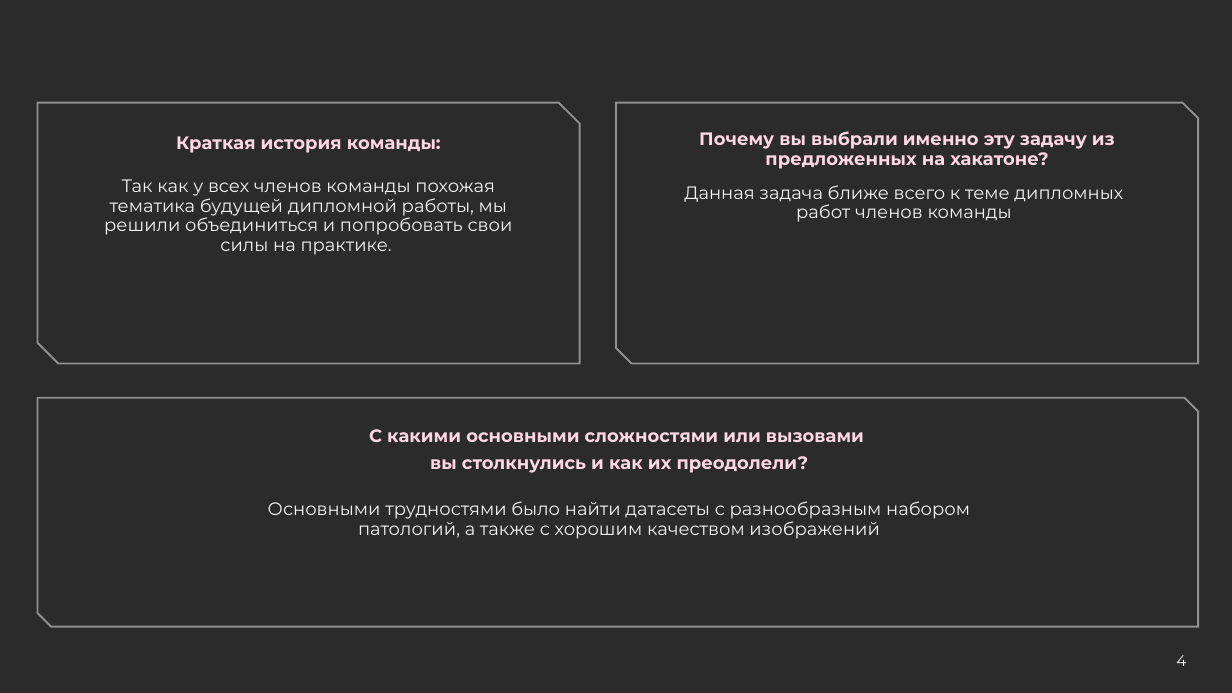
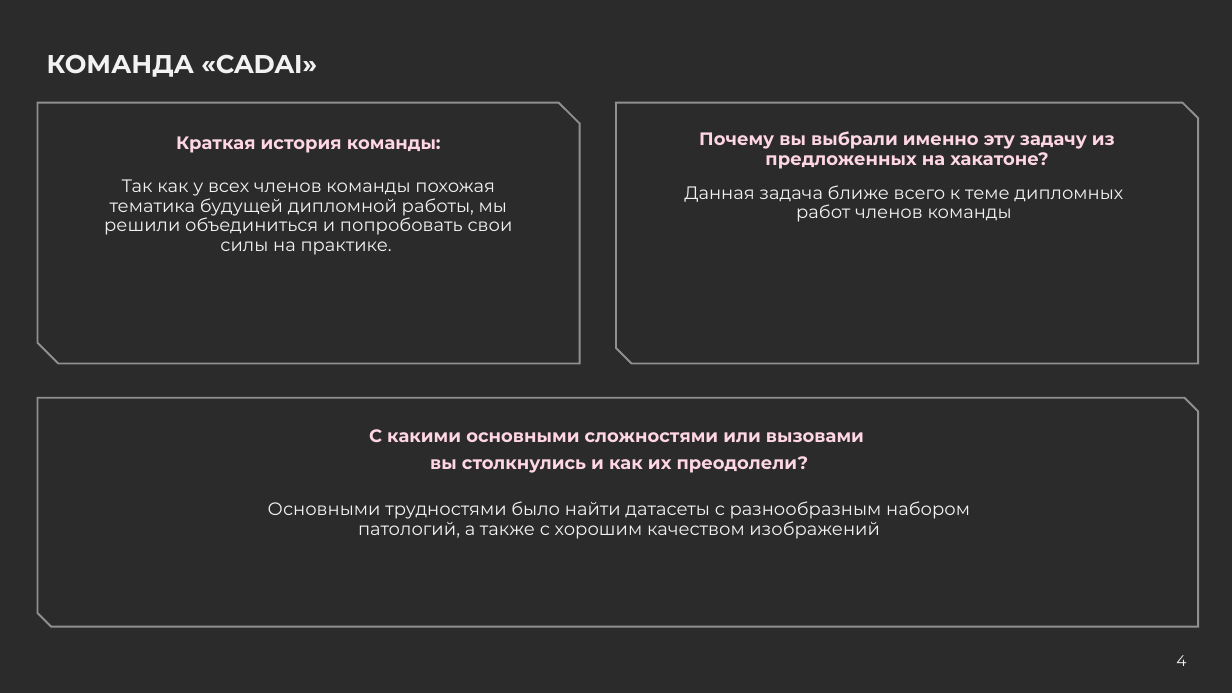
Before and after one commit to Nemo499/INS_for_tomography, a slide deck: slide 4 of Команда CADAI.pptx. Drawn at 1232x693 pixels with LibreOffice and Linux fonts; fonts in the diff are those of the drawing; background and template pictures are left out; a plain dark background stands for a picture behind light text. Boxes give left, top, right and bottom in pixels: in the first picture for what was removed or moved away, otherwise in the second. Text is boxed around its words. In the diff, an @@ line names an element or a change of style, - is before the commit and + after.

```diff
--- a/Команда CADAI.pptx
+++ b/Команда CADAI.pptx
@@ title added at [47,54,317,77], 20 pt, text #F2F2F2, bold @@
+КОМАНДА «CADAI»
```
Also in this commit, not shown: 4 slides added.
